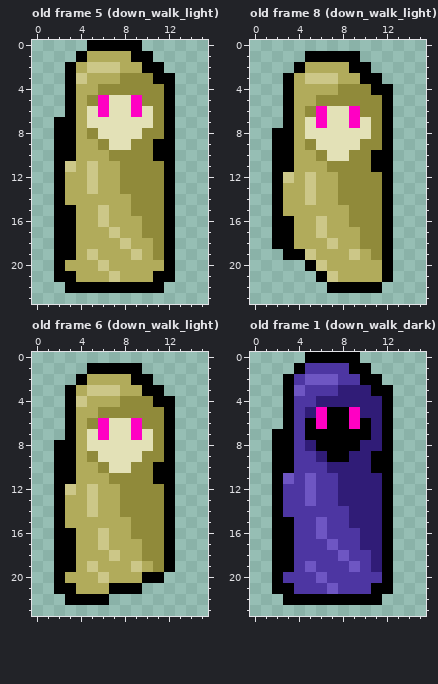
A pixel-art file gets an edit: art/mage/mage.ase. That is the earlier state.
16x24 pixels, 8 frames. Shown: old frame 5 (down_walk_light), old frame 8 (down_walk_light), old frame 6 (down_walk_light), old frame 1 (down_walk_dark). The commit also changed other frames, which this record leaves out.
The result:
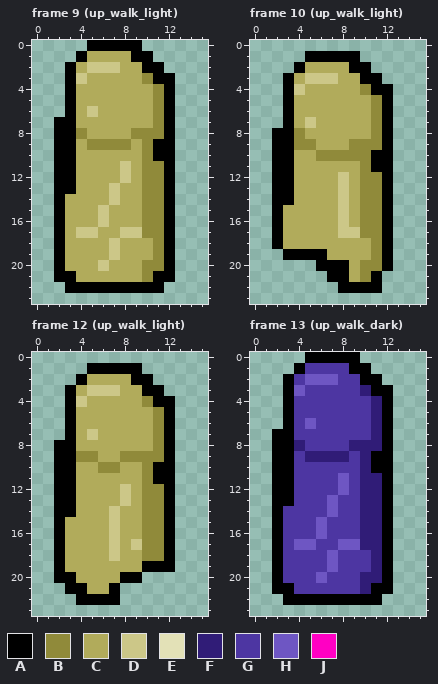
Palette (. is transparent): A #000000  B #908a3a  C #b1ab5b  D #ccc788  E #e3e1b7  F #301c77  G #4d36a2  H #6e56c3  J #ff00c3
A new or re-ordered frame is compared with the old frame closest to it.
The author wrote: add mage class up walking animation
What changed:
frames 8 -> 16
--- frame 9 (up_walk_light) is new; against old frame 5 (down_walk_light)
@@ x 0..15 @@
  2 ...ACDDDCCAA....
- 3 ...ADCCCBBBAA...
- 4 ...ACCBBBBBBA...
- 5 ...ACBJEEJBBA...
- 6 ...ACEJEEJEBA...
- 7 ..AACEEEEEEBA...
- 8 ..AACBEEEEBBA...
- 9 ..AACCBEEBBAA...
-10 ..AACCCBBBBAA...
-11 ..ADCDCCBBBBA...
-12 ..ACCDCCBBBBA...
-13 ..ACCDCCBBBBA...
-14 ..ACCCCCCBBBA...
-15 ..AACCDCCBBBA...
-16 ..AACCDCCCBBA...
-17 ..AACCCDCCBBA...
-18 ..AACCCCDCCBA...
-19 ..AACDCCCDCBA...
-20 ..ACCCDCCCCCA...
-21 ..AACCCDCCCAA...
+ 3 ...ADCCCCCBAA...
+ 4 ...ACCCCCCCBA...
+ 5 ...ACCCCCCCBA...
+ 6 ...ACDCCCCCBA...
+ 7 ..AACCCCCCCBA...
+ 8 ..AABCCCCBBBA...
+ 9 ..AACBBBBCBAA...
+10 ..AACCCCCCBAA...
+11 ..AACCCCDCBBA...
+12 ..AACCCCDCBBA...
+13 ..AACCCDCCBBA...
+14 ..ACCCCDCCBBA...
+15 ..ACCCDCCCBBA...
+16 ..ACCCDCCCBBA...
+17 ..ACDDCCDDBBA...
+18 ..ACCCCDCCCBA...
+19 ..ACCCCDCCCBA...
+20 ..ACCCDCCCBBA...
+21 ..AACCCCCCBAA...
 22 ...AAAAAAAAA....
--- frame 10 (up_walk_light) is new; against old frame 8 (down_walk_light)
@@ x 0..15 @@
  3 ...ACDDDCCAA....
- 4 ...ACCCCBBBAA...
- 5 ...ACCBBBBBBA...
- 6 ...ACBJEEJBBA...
- 7 ...ACEJEEJEBA...
- 8 ..AACEEEEEEBA...
- 9 ..AACBEEEEBBA...
-10 ..AACCBEEBBAA...
-11 ..AACCCBBBBAA...
-12 ..ADCDCCBBBBA...
-13 ..ACCDCCBBBBA...
-14 ..ACCDCCBBBBA...
-15 ..ACCCCCCBBBA...
-16 ..AACCDCCBBBA...
-17 ..AACCDCCCBBA...
-18 ..AACCCDCCBBA...
-19 ...AADCCCDCBA...
-20 .....ADCCCCCA...
-21 ......ADCCCCA...
-22 .......AAAAA....
+ 4 ...ADCCCCCBAA...
+ 5 ...ACCCCCCCBA...
+ 6 ...ACCCCCCCBA...
+ 7 ...ACDCCCCCBA...
+ 8 ..AABCCCCCCBA...
+ 9 ..AABBCCCBBBA...
+10 ..AACCBBBBBAA...
+11 ..AACCCCCCBAA...
+12 ..AACCCCDCBBA...
+13 ..AACCCCDCBBA...
+14 ..AACCCCDCBBA...
+15 ..ACCCCCDCBBA...
+16 ..ACCCCCDCBBA...
+17 ..ACCCCCDDBBA...
+18 ..ACCCCCCCCBA...
+19 ...AAAACCCCBA...
+20 ......AAACBBA...
+21 .......AACBA....
+22 ........AAAA....
 23 ................
--- frame 12 (up_walk_light) is new; against old frame 6 (down_walk_light)
@@ x 0..15 @@
  3 ...ACDDDCCAA....
- 4 ...ADCCCBBBAA...
- 5 ...ACCBBBBBBA...
- 6 ...ACBJEEJBBA...
- 7 ...ACEJEEJEBA...
- 8 ..AACEEEEEEBA...
- 9 ..AACBEEEEBBA...
-10 ..AACCBEEBBAA...
-11 ..AACCCBBBBAA...
-12 ..ADCDCCBBBBA...
-13 ..ACCDCCBBBBA...
-14 ..ACCDCCBBBBA...
-15 ..ACCCCCCBBBA...
-16 ..AACCDCCBBBA...
-17 ..AACCDCCCBBA...
-18 ..AACCCDCCBBA...
-19 ..AACDCCCDCBA...
-20 ..ACCCDCCCAA....
-21 ..AACCCAAA......
-22 ...AAAA.........
+ 4 ...ADCCCCCBAA...
+ 5 ...ACCCCCCCBA...
+ 6 ...ACCCCCCCBA...
+ 7 ...ACDCCCCCBA...
+ 8 ..AACCCCCCCBA...
+ 9 ..AABBCCBBBBA...
+10 ..AACCBBCCBAA...
+11 ..AACCCCCCBAA...
+12 ..AACCCCDCBBA...
+13 ..AACCCCDCBBA...
+14 ..AACCCDCCBBA...
+15 ..ACCCCDCCBBA...
+16 ..ACCCCDCCBBA...
+17 ..ACCCCDCDBBA...
+18 ..ACCCCDCCBBA...
+19 ..ACCCCCCCAAA...
+20 ..AACCCCAA......
+21 ...AACCA........
+22 ....AAAA........
 23 ................
--- frame 13 (up_walk_dark) is new; against old frame 1 (down_walk_dark)
@@ x 0..15 @@
  2 ...AGHHHGGAA....
- 3 ...AHGGGFFFAA...
- 4 ...AGGFFFFFFA...
- 5 ...AGFJAAJFFA...
- 6 ...AGAJAAJAFA...
- 7 ..AAGAAAAAAFA...
- 8 ..AAGFAAAAFFA...
- 9 ..AAGGFAAFFAA...
-10 ..AAGGGFFFFAA...
-11 ..AHGHGGFFFFA...
-12 ..AGGHGGFFFFA...
-13 ..AGGHGGFFFFA...
-14 ..AGGGGGGFFFA...
-15 ..AAGGHGGFFFA...
-16 ..AAGGHGGGFFA...
-17 ..AAGGGHGGFFA...
-18 ..AAGGGGHGGFA...
-19 ..AAGHGGGHGFA...
-20 ..AGGGHGGGGGA...
-21 ..AAGGGHGGGAA...
+ 3 ...AHGGGGGFAA...
+ 4 ...AGGGGGGGFA...
+ 5 ...AGGGGGGGFA...
+ 6 ...AGHGGGGGFA...
+ 7 ..AAGGGGGGGFA...
+ 8 ..AAFGGGGFFFA...
+ 9 ..AAGFFFFGFAA...
+10 ..AAGGGGGGFAA...
+11 ..AAGGGGHGFFA...
+12 ..AAGGGGHGFFA...
+13 ..AAGGGHGGFFA...
+14 ..AGGGGHGGFFA...
+15 ..AGGGHGGGFFA...
+16 ..AGGGHGGGFFA...
+17 ..AGHHGGHHFFA...
+18 ..AGGGGHGGGFA...
+19 ..AGGGGHGGGFA...
+20 ..AGGGHGGGFFA...
+21 ..AAGGGGGGFAA...
 22 ...AAAAAAAAA....
